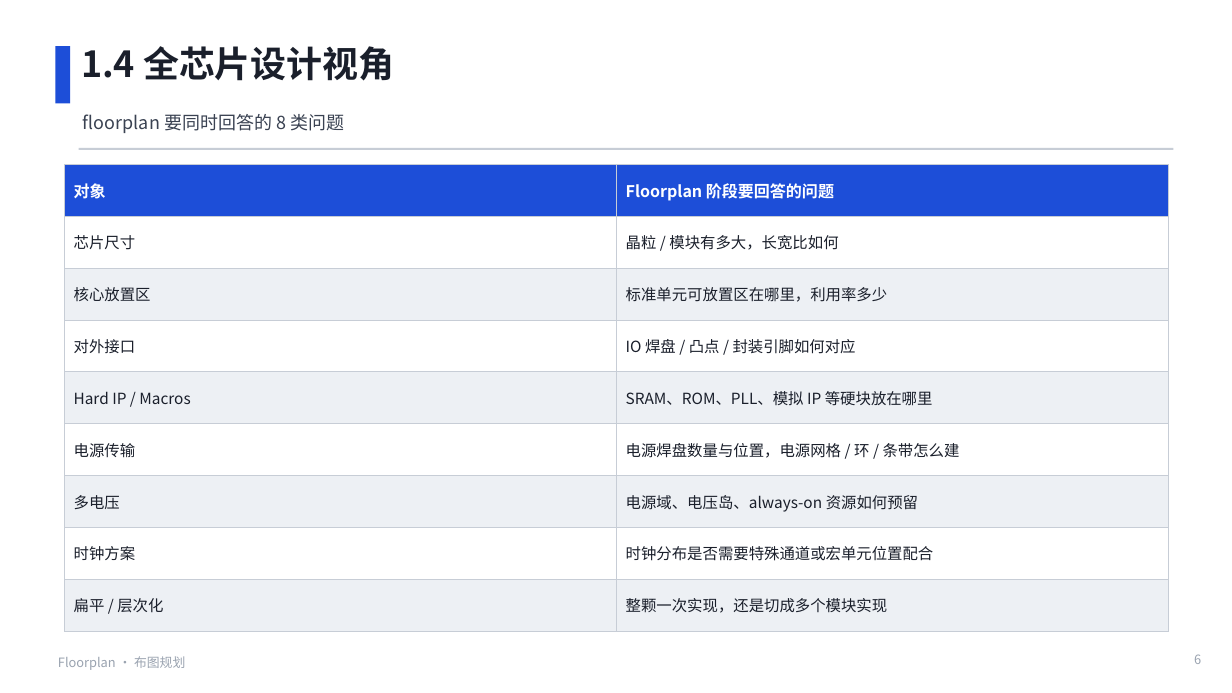
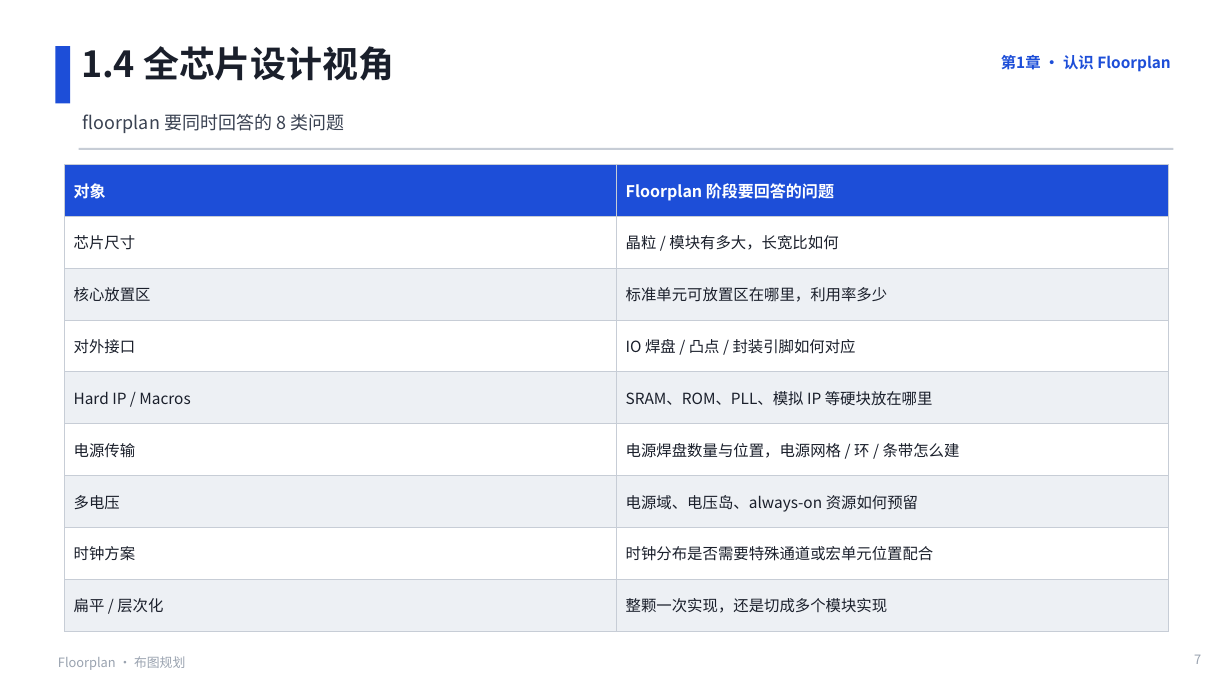
Before and after one commit to JinChengZ18/IC_Learning_Material, a slide deck: slide 7 of IC_Backend_Notes/slides/05_Floorplan.pptx (slide 6 before the commit). Drawn at 1232x693 pixels with LibreOffice and Linux fonts; fonts in the diff are those of the drawing. Boxes give left, top, right and bottom in pixels: in the first picture for what was removed or moved away, otherwise in the second. Text is boxed around its words. In the diff, an @@ line names an element or a change of style, - is before the commit and + after.

```diff
--- a/IC_Backend_Notes/slides/05_Floorplan.pptx
+++ b/IC_Backend_Notes/slides/05_Floorplan.pptx
@@ text added at [1001, 55, 1170, 72], 12 pt, text #1D4ED8, bold @@
+第1章 · 认识 Floorplan
@@ page number at [1194, 654, 1201, 664]: text changed @@
-6
+7
```
Also in this commit, not shown: 25 other slides changed, 5 slides added, 34 other files.
